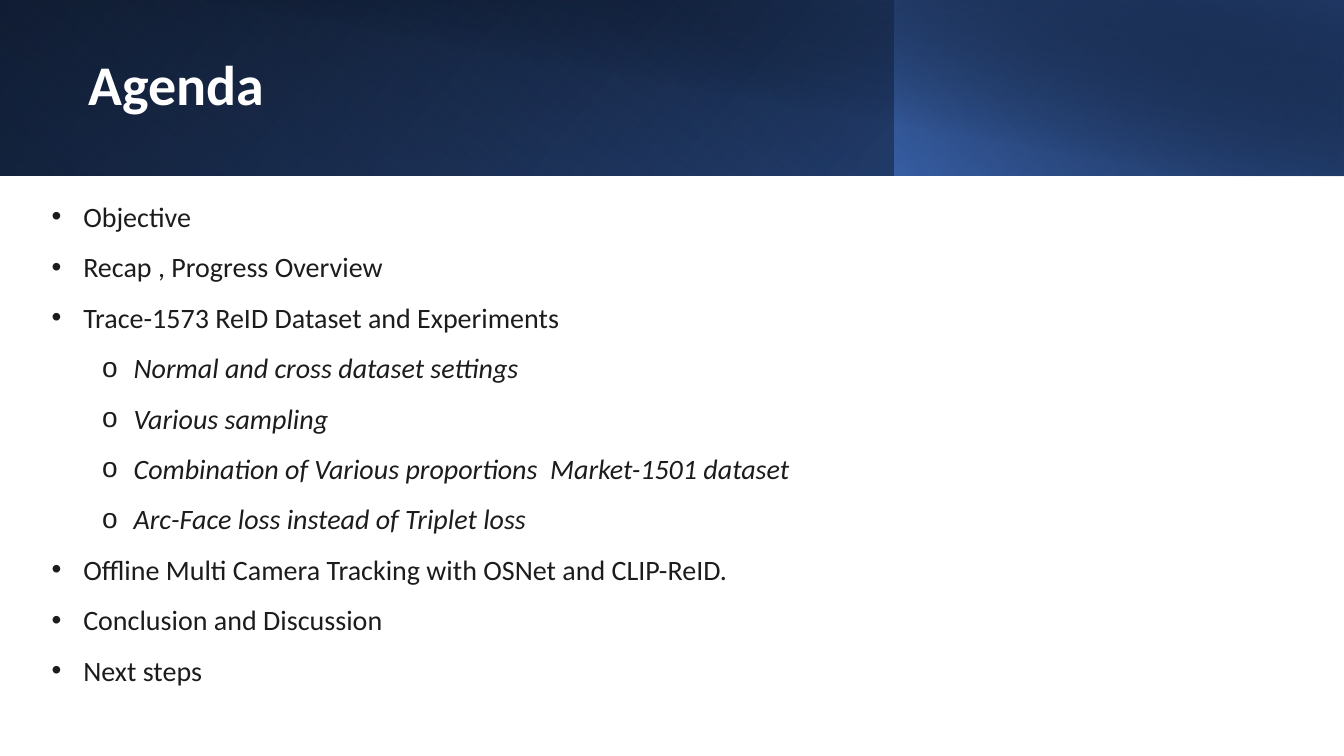
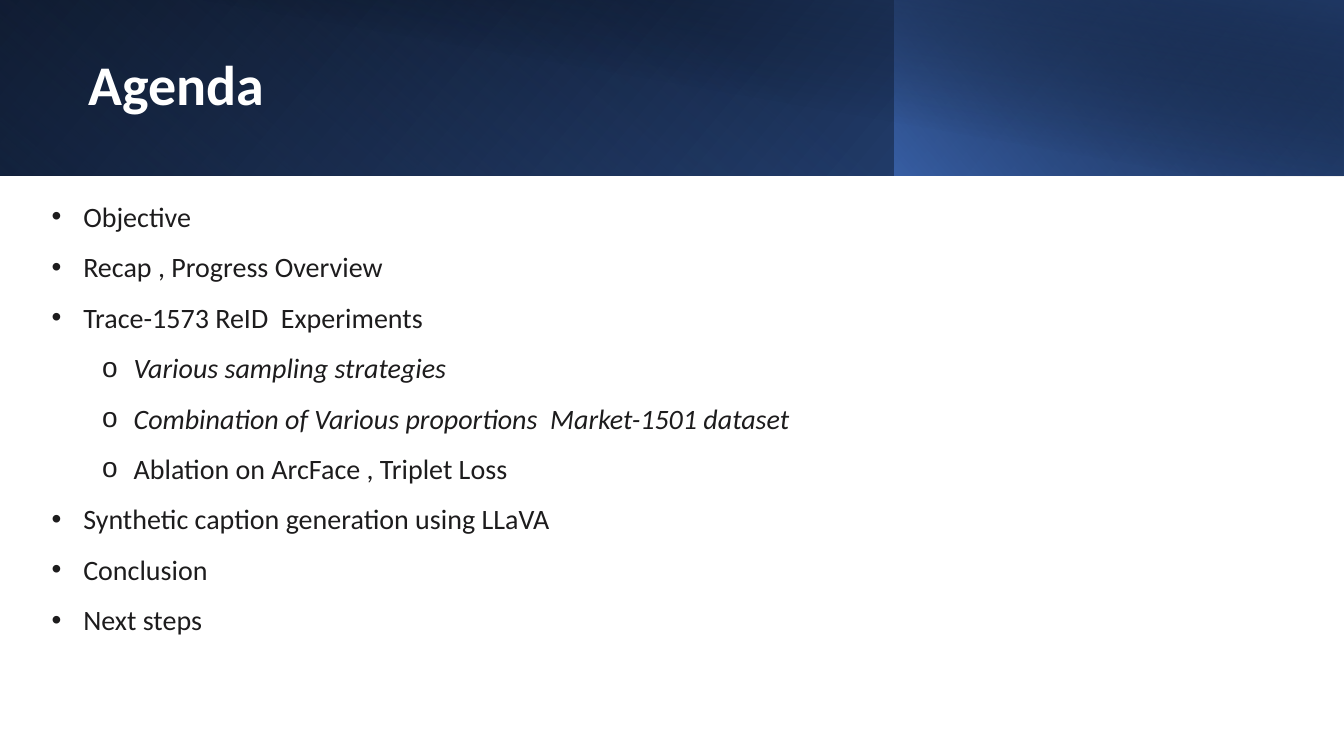
Before and after one commit to ManishGovind/transfer, a slide deck: slide 2 of Temp.pptx. Drawn at 1344x756 pixels with LibreOffice and Linux fonts; fonts in the diff are those of the drawing. Boxes give left, top, right and bottom in pixels: in the first picture for what was removed or moved away, otherwise in the second. Text is boxed around its words. In the diff, an @@ line names an element or a change of style, - is before the commit and + after.

```diff
--- a/Temp.pptx
+++ b/Temp.pptx
@@ text at [83, 308, 447, 383]: text changed; italic off @@
-• Trace-1573 ReID Dataset and Experiments
-  o Normal and cross dataset settings
-  o Various sampling
+• Trace-1573 ReID Experiments
+  o Various sampling strategies
@@ text at [83, 459, 550, 581]: text changed @@
-  o Arc-Face loss instead of Triplet loss
-• Offline Multi Camera Tracking with OSNet and CLIP-ReID.
-• Conclusion and Discussion
+  o Ablation on ArcFace , Triplet Loss
+• Synthetic caption generation using LLaVA
+• Conclusion
```
Also in this commit, not shown: 8 other slides changed, 8 slides added, 6 slides removed.
